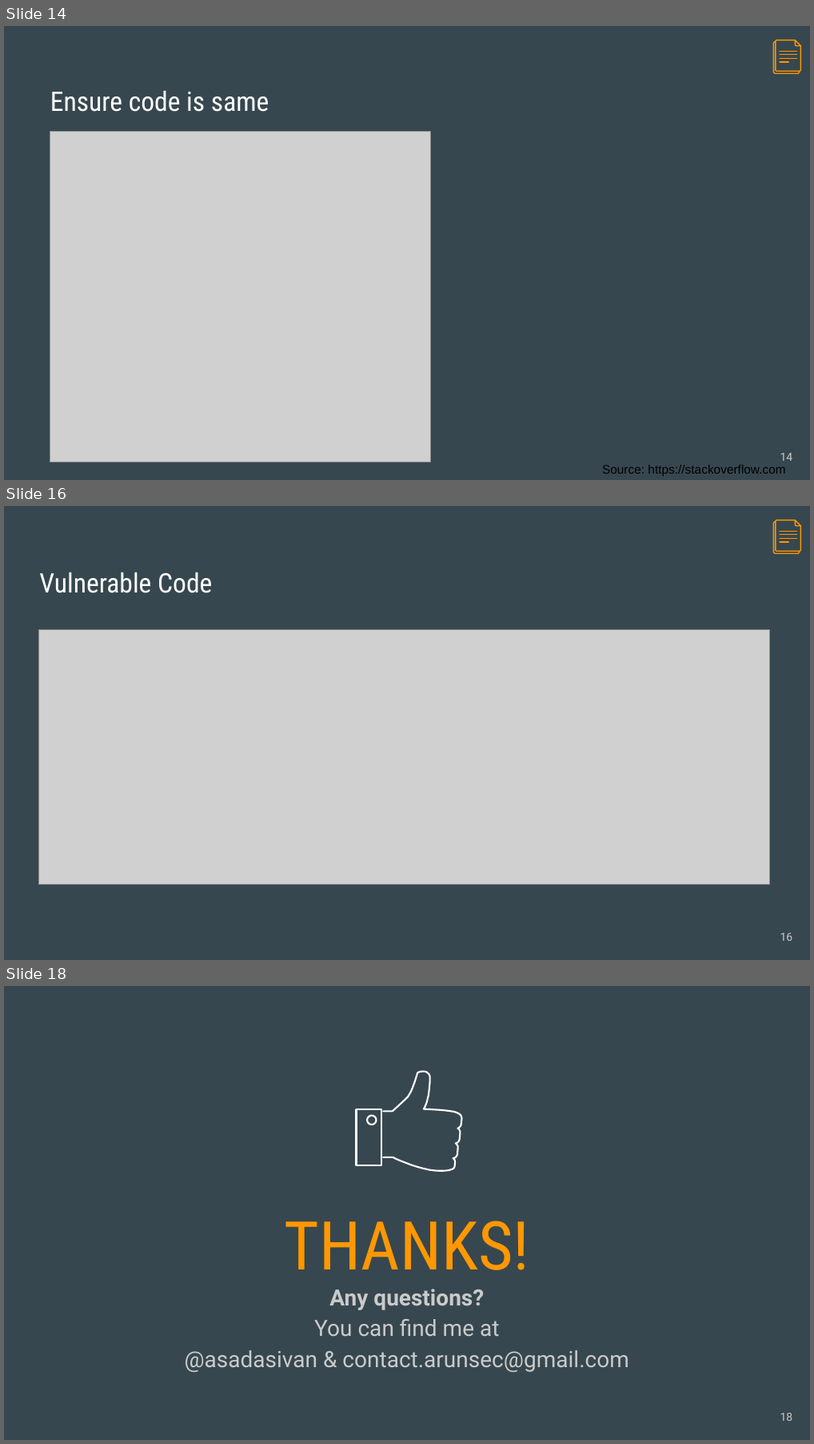
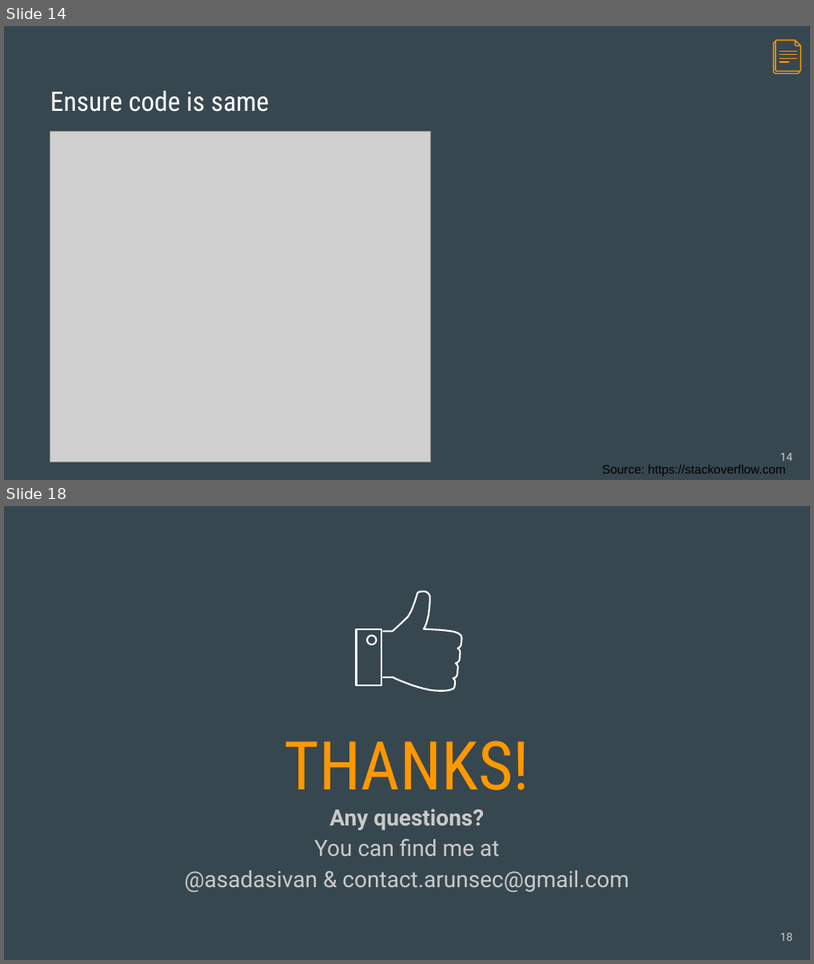
Before and after one commit to asadasivan/lascon_nft_ctf, a slide deck: docs/Lascon2022_badgegame.pptx. Shown one above the other, each under a label of ours: slides 14, 16 and 18 before the commit, slides 14 and 18 after it; the slides between them are not shown. The pictures are 814x1444 and 814x964 pixels, drawn with LibreOffice and Linux fonts; fonts in the diff are those of the drawing; grey boxes stand for pictures. Boxes give left, top, right and bottom in pixels: in the first picture for what was removed or moved away, otherwise in the second. Text is boxed around its words. In the diff, an @@ line names an element or a change of style, - is before the commit and + after.

```diff
--- a/docs/Lascon2022_badgegame.pptx
+++ b/docs/Lascon2022_badgegame.pptx
@@ slide 16 removed at bbox=[4, 506, 810, 960], background #37474F @@
@@ group removed at bbox=[774, 520, 802, 553]: 7 freeform shapes @@
@@ title removed at bbox=[39, 572, 212, 593] @@
-Vulnerable Code
@@ picture removed at bbox=[38, 630, 770, 884] @@
@@ page number removed at bbox=[781, 932, 794, 940] @@
-16
```
Also in this commit, not shown: 7 slides changed, 2 slides added, 1 other slide removed.
